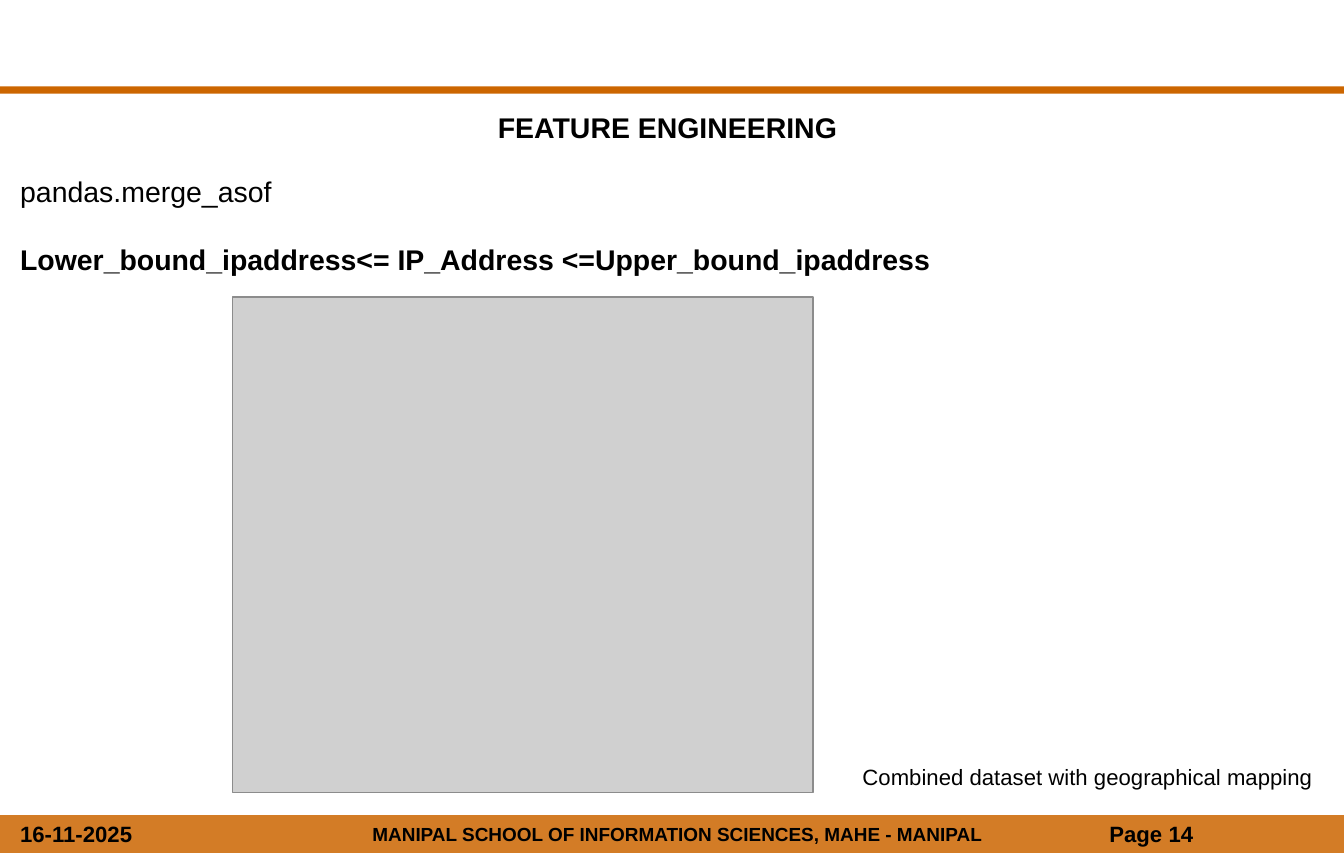
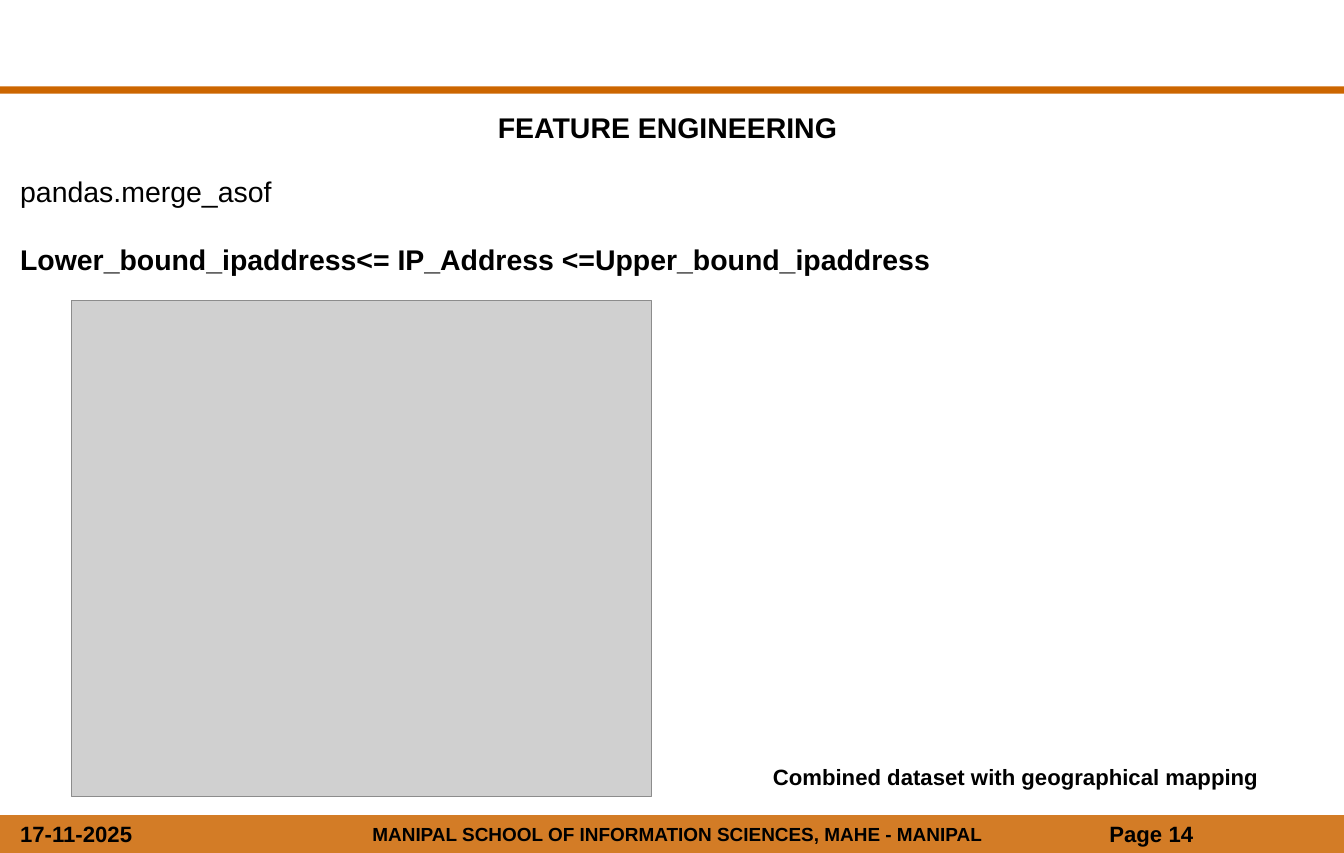
Before and after one commit to suhaasd/Fraud_Detection_Using_Machine_Learning, a slide deck: slide 14 of Fraud_Detection/fraud detection.pptx. Drawn at 1344x853 pixels with LibreOffice and Linux fonts; fonts in the diff are those of the drawing; grey boxes stand for pictures; background and template pictures are left out. Boxes give left, top, right and bottom in pixels: in the first picture for what was removed or moved away, otherwise in the second. Text is boxed around its words. In the diff, an @@ line names an element or a change of style, - is before the commit and + after.

```diff
--- a/Fraud_Detection/fraud detection.pptx
+++ b/Fraud_Detection/fraud detection.pptx
@@ picture: place and size @@
-picture at bbox=[233, 297, 814, 793]
+picture at bbox=[72, 300, 652, 797]
@@ text "Combined dataset with geographical mapping": place and size @@
-text "Combined dataset with geographical mapping" at bbox=[862, 769, 1312, 790]
+text "Combined dataset with geographical mapping" at bbox=[773, 769, 1257, 790]
@@ text "Combined dataset with geographical mapping" at bbox=[773, 769, 1257, 790]: bold on @@
@@ text at bbox=[20, 826, 132, 843]: text changed @@
-16-11-2025
+17-11-2025
```
Also in this commit, not shown: 38 other slides changed, 3 slides added.
